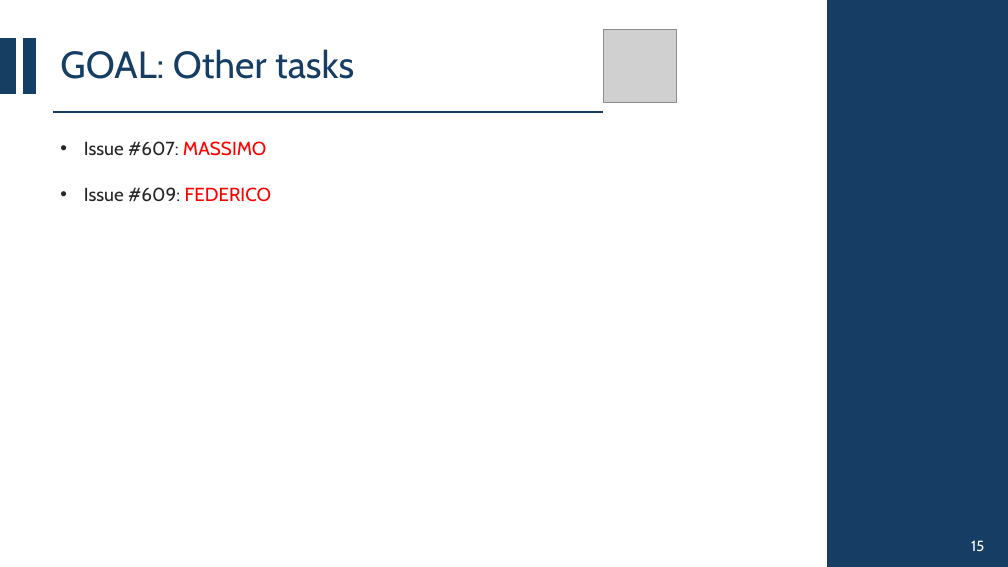
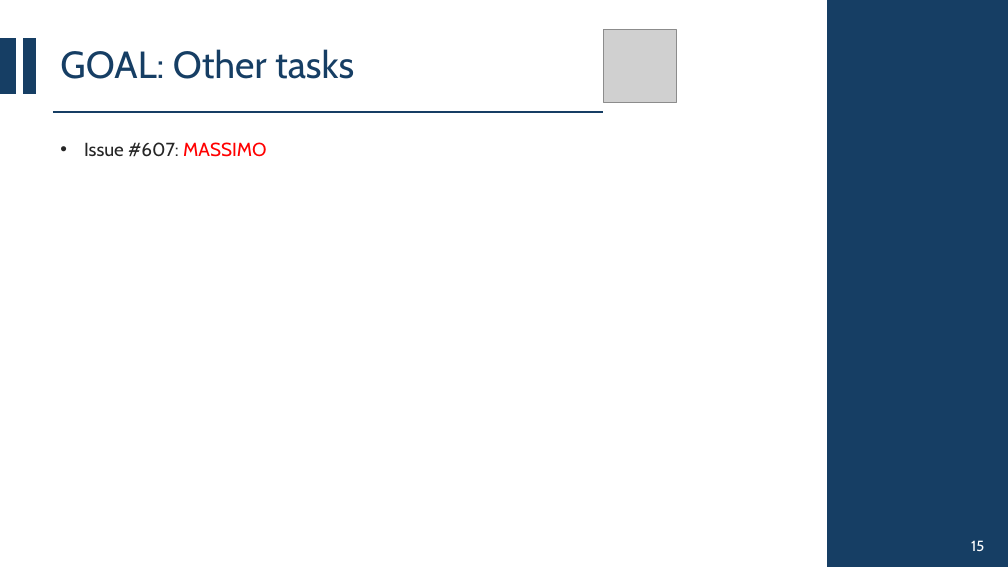
Before and after one commit to CSW-Teams/MS3-docs, a slide deck: slide 15 of ShiftsHappen/Sprint 3/CSW Sprint 3.pptx (slide 17 before the commit). Drawn at 1008x567 pixels with LibreOffice and Linux fonts; fonts in the diff are those of the drawing; grey boxes stand for pictures. Boxes give left, top, right and bottom in pixels: in the first picture for what was removed or moved away, otherwise in the second. Text is boxed around its words. In the diff, an @@ line names an element or a change of style, - is before the commit and + after.

```diff
--- a/ShiftsHappen/Sprint 3/CSW Sprint 3.pptx
+++ b/ShiftsHappen/Sprint 3/CSW Sprint 3.pptx
@@ text at (84,187,272,202): paragraph removed @@
-• Issue #609: FEDERICO
```
Also in this commit, not shown: 2 other slides changed, 2 slides added, 4 slides removed.
